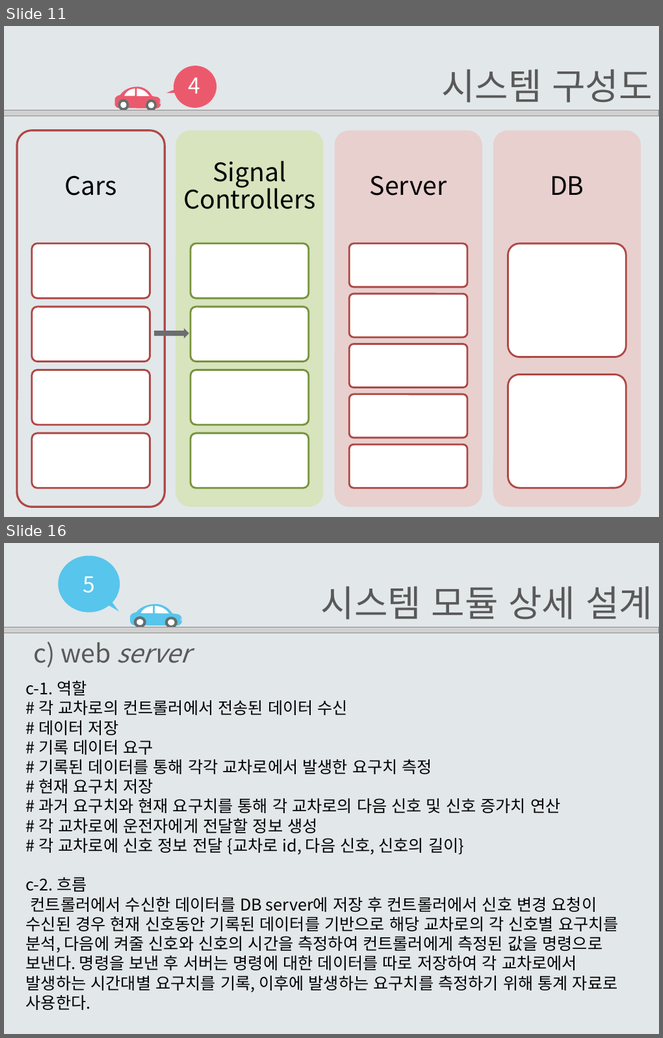
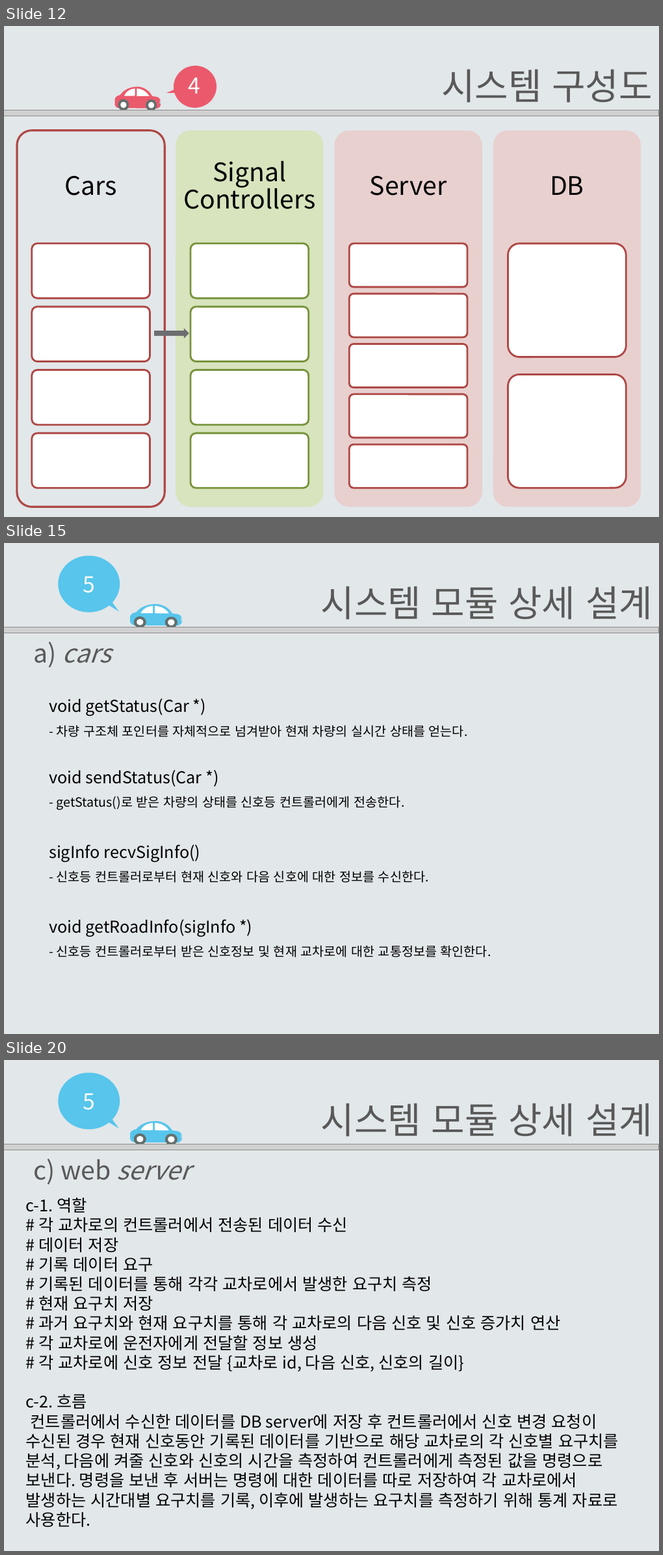
Before and after one commit to EomHeeSang/grad_proj, a slide deck: 발표자료/설계서2-14(엄희상,박주호,김태경).pptx. Shown one above the other, each under a label of ours: slides 11 and 16 before the commit, slides 12, 15 and 20 after it; the slides between them are not shown. The pictures are 663x1038 and 663x1555 pixels, drawn with LibreOffice and Linux fonts; fonts in the diff are those of the drawing; grey boxes stand for pictures. Boxes give left, top, right and bottom in pixels: in the first picture for what was removed or moved away, otherwise in the second. Text is boxed around its words. In the diff, an @@ line names an element or a change of style, - is before the commit and + after.

```diff
--- a/발표자료/설계서2-14(엄희상,박주호,김태경).pptx
+++ b/발표자료/설계서2-14(엄희상,박주호,김태경).pptx
@@ slide 15 added at (4,543,659,1034), background #E2E7EA @@
@@ group added at (59,555,182,628): 10 freeform shapes, 1 text @@
+5
@@ text added at (321,586,653,620), 40 pt, text #595959 @@
+시스템 모듈 상세 설계
@@ picture added at (4,627,659,633) @@
@@ text added at (34,642,111,668), 28 pt, text #595959, italic @@
+a) cars
@@ text added at (49,698,469,737), 14 pt, text #000000 @@
+void getStatus(Car *)
+- 차량 구조체 포인터를 자체적으로 넘겨받아 현재 차량의 실시간 상태를 얻는다.
@@ text added at (49,770,404,810), 14 pt, text #000000 @@
+void sendStatus(Car *)
+- getStatus()로 받은 차량의 상태를 신호등 컨트롤러에게 전송한다.
@@ text added at (49,845,429,883), 14 pt, text #000000 @@
+sigInfo recvSigInfo()
+- 신호등 컨트롤러로부터 현재 신호와 다음 신호에 대한 정보를 수신한다.
@@ text added at (49,919,492,958), 14 pt, text #000000 @@
+void getRoadInfo(sigInfo *)
+- 신호등 컨트롤러로부터 받은 신호정보 및 현재 교차로에 대한 교통정보를 확인한다.
@@ what was slide 11 is now slide 12 @@
@@ what was slide 16 is now slide 20 @@
```
Also in this commit, not shown: 7 slides changed, 3 other slides added, 1 other file.
